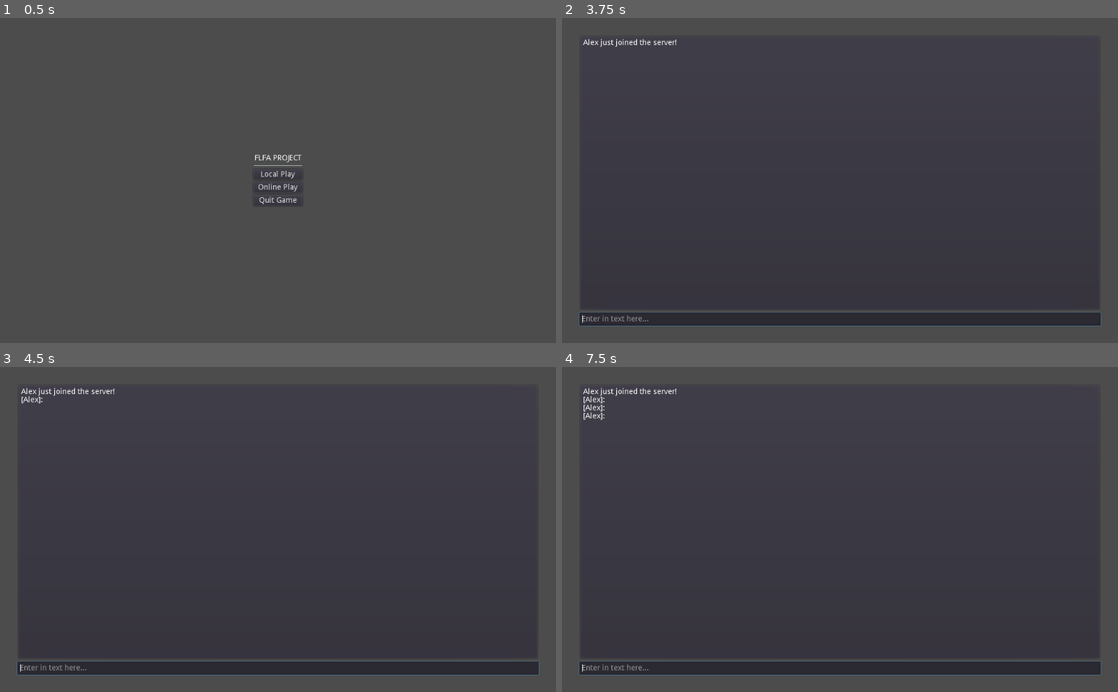
Above: before the commit, frames 1-4 (two rows, left to right).
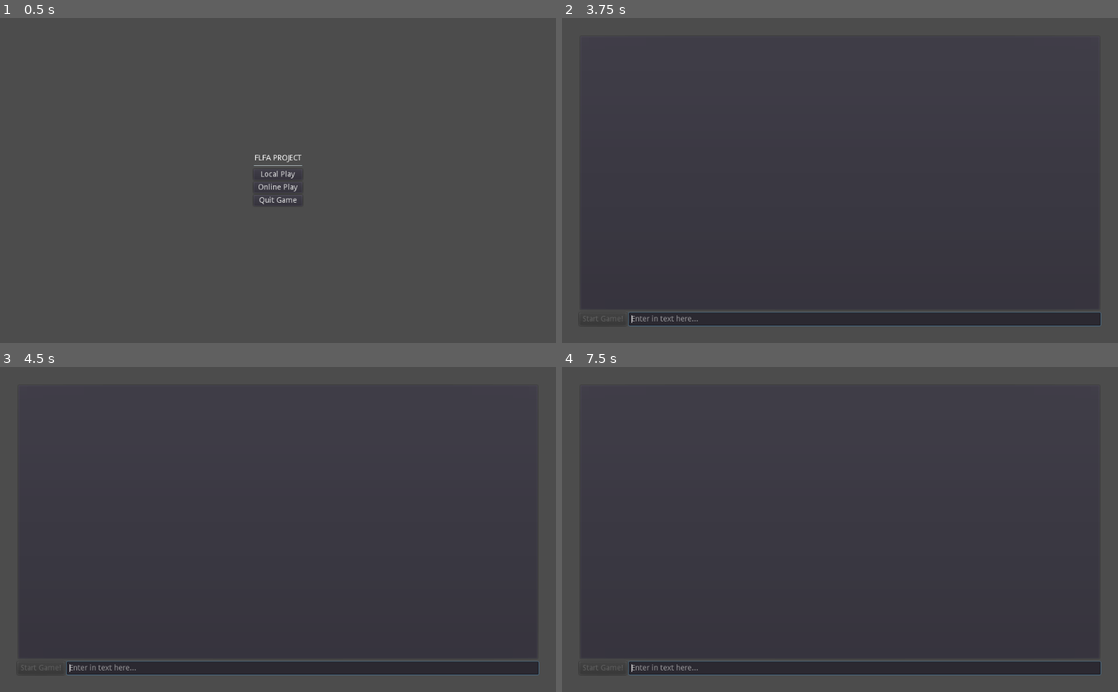
Above: after the commit, the same moments.

Repository: PistolRcks/flfa-project
Game: Godot game, scene res://ui/MainMenu.tscn
Two runs of this game, one before a commit and one after it. Both use one fixed random seed, a clock stepped at 60 frames per second and the inputs below.
Inputs (mouse positions are in pixels of both pictures, inside the frame that each line leads up to):
- Up to frame 1 (0.5 s): no input
- Up to frame 2 (3.75 s): click "Online Play" at 0.5 s; click (795, 174) at 1.27 s; type "12" at 1.35 s; click (778, 187) at 1.5 s; type "12" at 1.58 s; click (840, 187) at 1.73 s; type "12" at 1.82 s; click "Host" at 2 s; click (840, 180) at 2.77 s; type "Alex" at 2.85 s; click "Submit" at 3.5 s
- Up to frame 3 (4.5 s): tap Enter at 4.25 s
- Up to frame 4 (7.5 s): tap Space at 5, 6.5 s; tap Enter at 5.75, 7.25 s

Frame 1 is identical in both runs. In frame 2, 0.5% of the frame differs, in the area x 3-25%, y 6-95%; in frame 3, 0.5%; in frame 4, 0.6%.

Commit message:
More multiplayer-related increments...

Diff:
--- a/entity/Entity.gd
+++ b/entity/Entity.gd
@@ -31,7 +31,7 @@
 ## Character Stats ##
 export var player_number = 1		# Which number the player is (1 or 2)
 # Whether the entity is controlled by a player, the server, or by AI.
-export(int, "Player", "Server", "AI") var control_type = 0
+export(int, "P1", "P2", "Server", "AI") var controller = 0
 export var full_name = "Fighter"	# The full name of the character (as displayed in the UI)
 export var max_health = 100			# The maximum health of the character
 var current_health
@@ -50,7 +50,11 @@
 	get_tree().call_group("combat_ui", "update_health", player_number, 100)
 
 	# Let the ComboController know which player we are
-	combo_controller.update_assigned_player(player_number)
+	if controller <= 1:
+		combo_controller.update_assigned_player(controller + 1)
+	else:
+		# The computer should handle this
+		combo_controller.update_assigned_player(-1)
 
 	# Make sure the hurtboxes are on the correct team
 	for hurtbox in $MovementHelper/Hurtboxes.get_children():
--- a/entity/PlayerEntity.gd
+++ b/entity/PlayerEntity.gd
@@ -6,10 +6,20 @@
 
 func _physics_process(delta):
 	var momentum = Vector2(0,0)
-	var left = Input.is_action_pressed("p" + str(player_number) + "_left")
-	var right = Input.is_action_pressed("p" + str(player_number) + "_right")
-	var down = Input.is_action_pressed("p" + str(player_number) + "_down")
-	var up = Input.is_action_pressed("p" + str(player_number) + "_up")
+
+	var left
+	var right
+	var down
+	var up
+
+	# Inputs should be based on the controller, not the player number
+	# These will be the same in a local scenario, but not necessarily in an
+	# online scenario
+	if (controller <= 1):
+		left = Input.is_action_pressed("p" + str(controller + 1) + "_left")
+		right = Input.is_action_pressed("p" + str(controller + 1) + "_right")
+		down = Input.is_action_pressed("p" + str(controller + 1) + "_down")
+		up = Input.is_action_pressed("p" + str(controller + 1) + "_up")
 
 
 	# Process input (but only while actionable, and alive)
--- a/entity/anim/basic_statemachine.tres
+++ b/entity/anim/basic_statemachine.tres
@@ -48,7 +48,7 @@
 nodes/OneShot/position = Vector2( 100, 120 )
 nodes/Transition/node = SubResource( 22 )
 nodes/Transition/position = Vector2( -140, 220 )
-node_connections = [ "output", 0, "OneShot", "Transition", 3, "Animation 2", "OneShot", 0, "Animation", "OneShot", 1, "Transition" ]
+node_connections = [ "output", 0, "OneShot", "OneShot", 0, "Animation", "OneShot", 1, "Transition", "Transition", 3, "Animation 2" ]
 
 [sub_resource type="AnimationNodeAnimation" id=31]
 animation = "crouch_trans"
@@ -104,7 +104,7 @@
 nodes/Transition/node = SubResource( 23 )
 nodes/Transition/position = Vector2( -40, 180 )
 nodes/output/position = Vector2( 400, 80 )
-node_connections = [ "output", 0, "OneShot", "Transition", 0, "Animation 3", "Transition", 1, "Animation 4", "Transition", 2, "Animation", "OneShot", 0, "Animation 2", "OneShot", 1, "Transition" ]
+node_connections = [ "output", 0, "OneShot", "OneShot", 0, "Animation 2", "OneShot", 1, "Transition", "Transition", 0, "Animation 3", "Transition", 1, "Animation 4", "Transition", 2, "Animation" ]
 
 [sub_resource type="AnimationNodeStateMachineTransition" id=6]
 
--- a/level/basic_arena/TestingArena.tscn
+++ b/level/basic_arena/TestingArena.tscn
@@ -68,6 +68,7 @@
 [node name="Player2" parent="." instance=ExtResource( 1 )]
 position = Vector2( 46, -54 )
 player_number = 2
+controller = 1
 full_name = "Punching Bag"
 
 [node name="Floor" type="TileMap" parent="."]
--- a/ui/MultiplayerUI.gd
+++ b/ui/MultiplayerUI.gd
@@ -33,15 +33,12 @@
 
 ## Chatting ##
 # Sends a message to the chat client.
-remote func send_message(message : String, is_me_style : bool = false,
-		being_synced : bool = false, user : String = username):
+remotesync func send_message(message : String, is_me_style : bool = false,
+		user : String = username):
 
 	message_history.append(Message.new(is_me_style, user, message))
 	update_text_box()
 
-	# Sync message with everyone else if we're sending it
-	if not being_synced:
-		rpc("send_message", message, is_me_style, true, username)
 
 # Updates the textbox with new info.
 func update_text_box():
@@ -67,8 +64,8 @@
 
 # Disconnects from the network.
 func _handle_disconnect():
+	rpc("send_message", "disconnected from the server.", true, username)
 	get_tree().network_peer = null
-	send_message("disconnected from the server.", true)
 
 ## Handlers ##
 # Handle pressing enter or the submit button in the UsernamePopup
@@ -76,7 +73,7 @@
 	# Should check that usernames are one character or greater, but I honestly don't really care
 	username = new_username
 	$"%UsernamePopup".hide()
-	send_message("just joined the server!", true)
+	rpc("send_message", "just joined the server!", true, username)
 	$"%TextInput".grab_focus()
 
 func _handle_port_input(is_host : bool, new_port : String):
@@ -110,12 +107,12 @@
 	print("Failed to connect to server!")
 
 func _on_server_disconnected():
-	send_message("disconnected.", true, true, "Server")
+	send_message("disconnected.", true, "Server")
 
 ## Chat Windows ##
 # Connect to when the user presses enter when typing into the chat window
 func _on_TextInput_text_entered(new_text : String):
-	send_message(new_text)
+	rpc("send_message", new_text, false, username)
 	$"%TextInput".clear()
 
 ## Username Popup ##
--- a/ui/MultiplayerUI.tscn
+++ b/ui/MultiplayerUI.tscn
@@ -34,11 +34,24 @@
 margin_bottom = 501.0
 scroll_following = true
 
-[node name="TextInput" type="LineEdit" parent="TextInputContainer/VBoxContainer"]
-unique_name_in_owner = true
+[node name="HBoxContainer" type="HBoxContainer" parent="TextInputContainer/VBoxContainer"]
 margin_top = 512.0
 margin_right = 960.0
 margin_bottom = 536.0
+
+[node name="StartGameButton" type="Button" parent="TextInputContainer/VBoxContainer/HBoxContainer"]
+unique_name_in_owner = true
+margin_right = 87.0
+margin_bottom = 24.0
+disabled = true
+text = "Start Game!"
+
+[node name="TextInput" type="LineEdit" parent="TextInputContainer/VBoxContainer/HBoxContainer"]
+unique_name_in_owner = true
+margin_left = 91.0
+margin_right = 960.0
+margin_bottom = 24.0
+size_flags_horizontal = 3
 placeholder_text = "Enter in text here..."
 
 [node name="UsernamePopup" type="PopupDialog" parent="."]
@@ -229,7 +242,7 @@
 size_flags_horizontal = 3
 text = "Main Menu"
 
-[connection signal="text_entered" from="TextInputContainer/VBoxContainer/TextInput" to="." method="_on_TextInput_text_entered"]
+[connection signal="text_entered" from="TextInputContainer/VBoxContainer/HBoxContainer/TextInput" to="." method="_on_TextInput_text_entered"]
 [connection signal="text_entered" from="UsernamePopup/MarginContainer/PanelContainer/CenterContainer/VBoxContainer/UsernameInput" to="." method="_on_UsernameInput_text_entered"]
 [connection signal="pressed" from="UsernamePopup/MarginContainer/PanelContainer/CenterContainer/VBoxContainer/HBoxContainer/SubmitButton" to="." method="_on_SubmitButton_pressed"]
 [connection signal="pressed" from="UsernamePopup/MarginContainer/PanelContainer/CenterContainer/VBoxContainer/HBoxContainer/MainMenuButton" to="." method="_on_MainMenuButton_pressed"]
